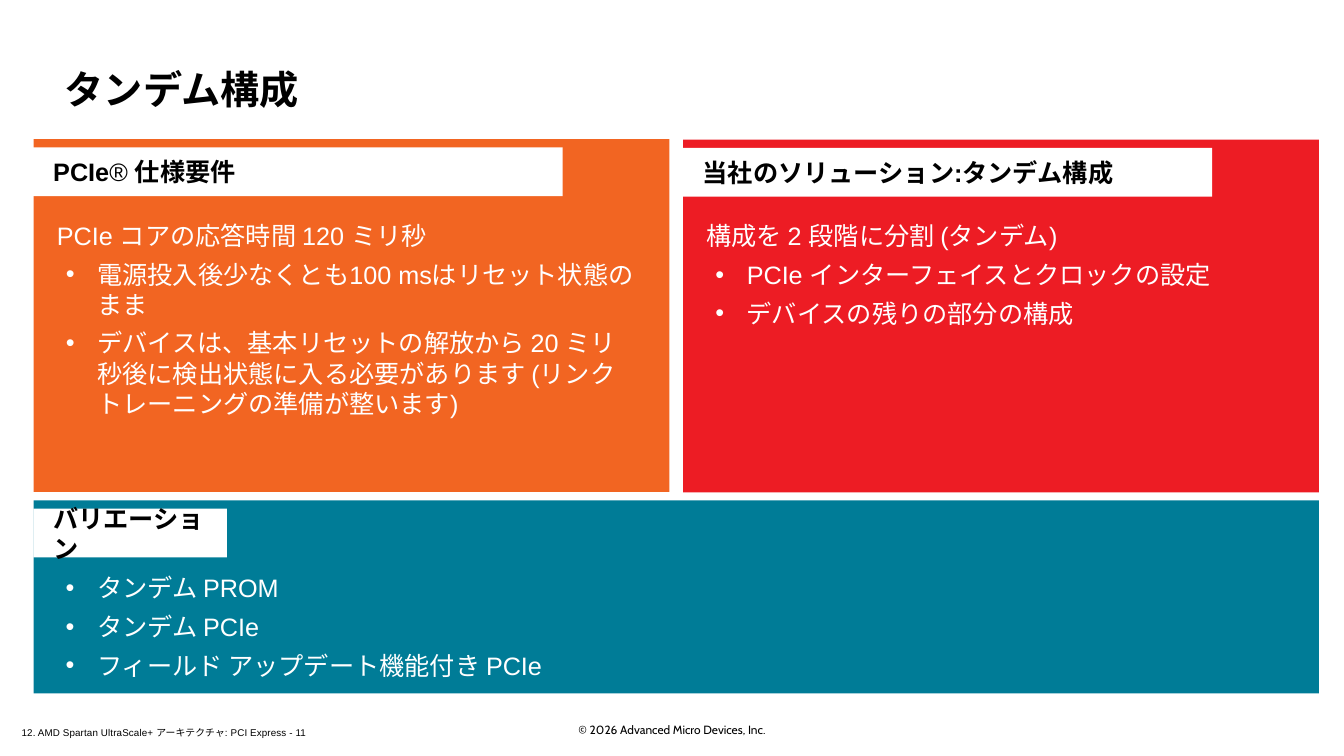
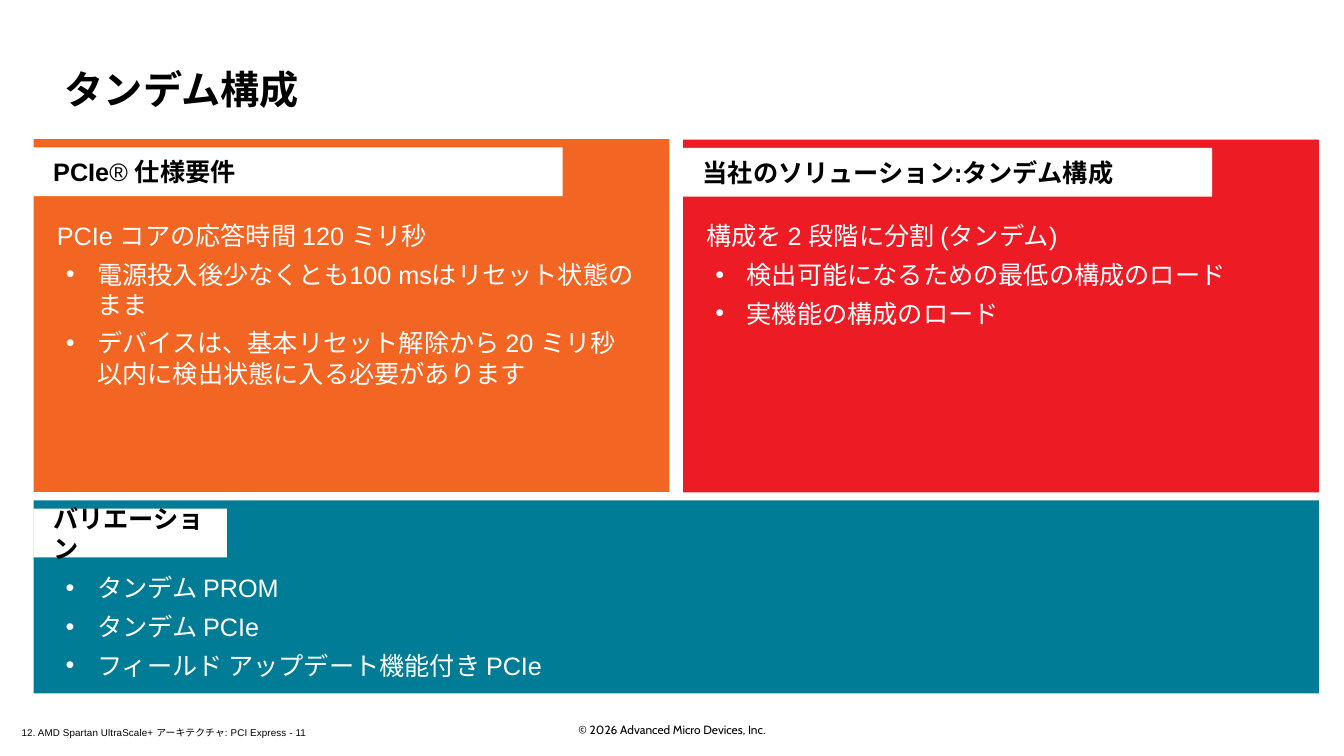
Before and after one commit to hdlabjk/spusp, a slide deck: slide 11 of doc/slides_docx/12. AMD Spartan UltraScale+ Architecture PCI Express_ILT_translated_ja.pptx. Drawn at 1344x756 pixels with LibreOffice and Linux fonts; fonts in the diff are those of the drawing; background and template pictures are left out. Boxes give left, top, right and bottom in pixels: in the first picture for what was removed or moved away, otherwise in the second. Text is boxed around its words. In the diff, an @@ line names an element or a change of style, - is before the commit and + after.

```diff
--- a/doc/slides_docx/12. AMD Spartan UltraScale+ Architecture PCI Express_ILT_translated_ja.pptx
+++ b/doc/slides_docx/12. AMD Spartan UltraScale+ Architecture PCI Express_ILT_translated_ja.pptx
@@ text at [747, 263, 1226, 325]: text changed @@
-    • PCIe インターフェイスとクロックの設定
-    • デバイスの残りの部分の構成
+    • 検出可能になるための最低の構成のロード
+    • 実機能の構成のロード
@@ text at [97, 330, 616, 385]: text changed @@
-    • デバイスは、基本リセットの解放から 20 ミリ秒後に検出状態に入る必要があります (リンク トレーニングの準備が整います)
+    • デバイスは、基本リセット解除から 20 ミリ秒以内に検出状態に入る必要があります
```
Also in this commit, not shown: 12 other slides changed, 10 other files.
